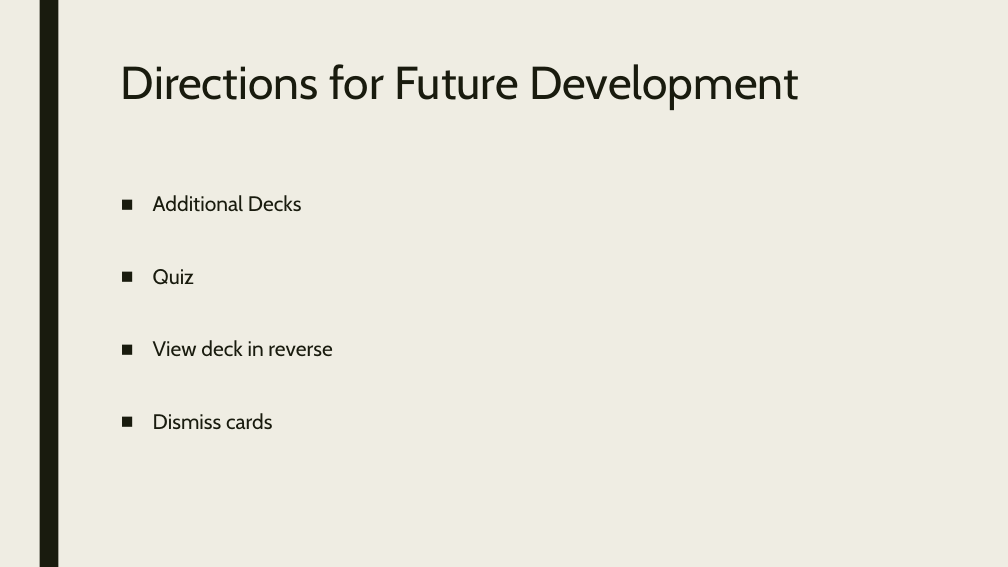
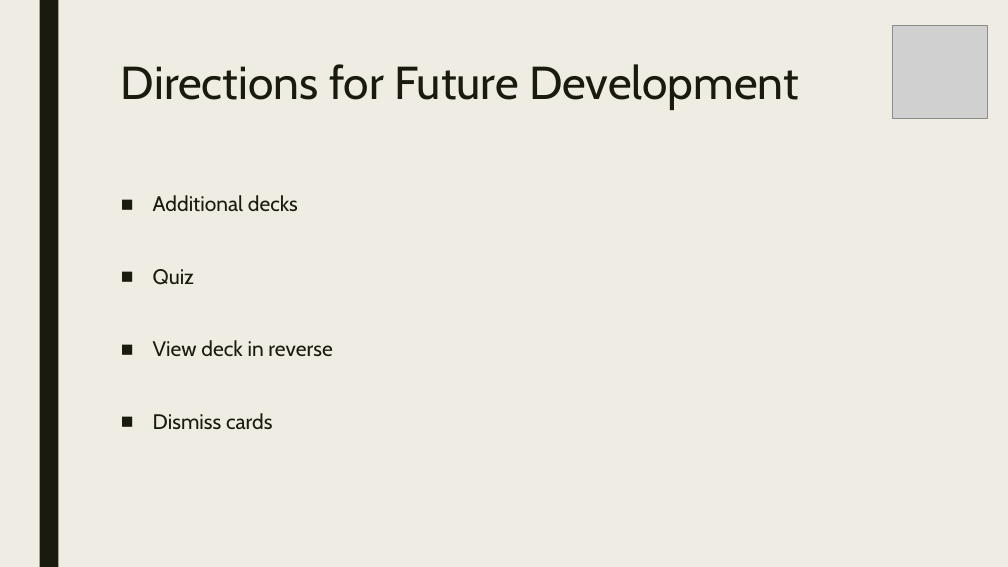
Before and after one commit to codeDeck-Learning-Tools/codeDeck, a slide deck: slide 8 of powerpoint/codeDeck2.pptx. Drawn at 1008x567 pixels with LibreOffice and Linux fonts; fonts in the diff are those of the drawing; grey boxes stand for pictures. Boxes give left, top, right and bottom in pixels: in the first picture for what was removed or moved away, otherwise in the second. Text is boxed around its words. In the diff, an @@ line names an element or a change of style, - is before the commit and + after.

```diff
--- a/powerpoint/codeDeck2.pptx
+++ b/powerpoint/codeDeck2.pptx
@@ picture added at [893, 26, 988, 118] @@
@@ text at [153, 195, 298, 212]: text changed @@
-■ Additional Decks
+■ Additional decks
```
Also in this commit, not shown: 10 other slides changed.
